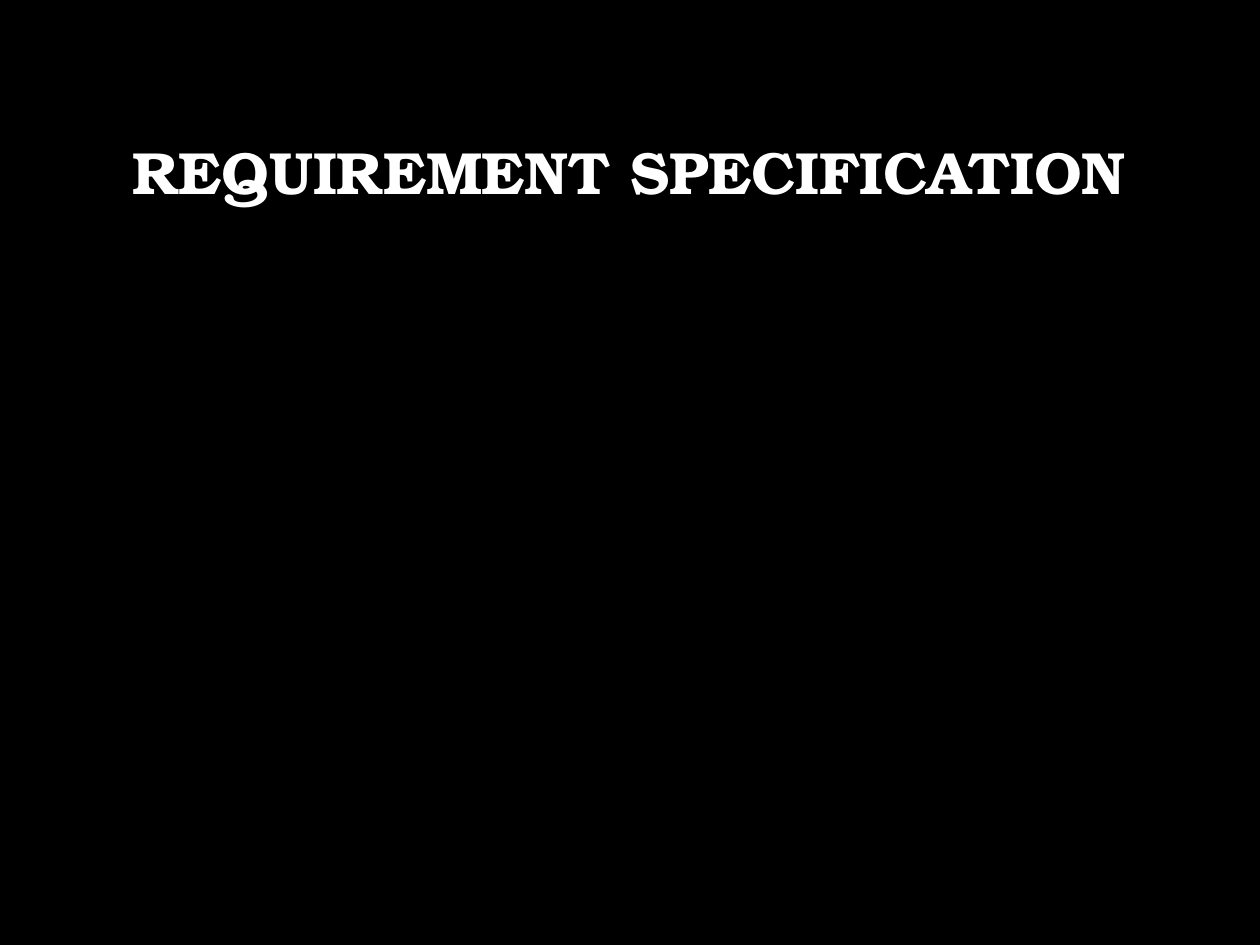
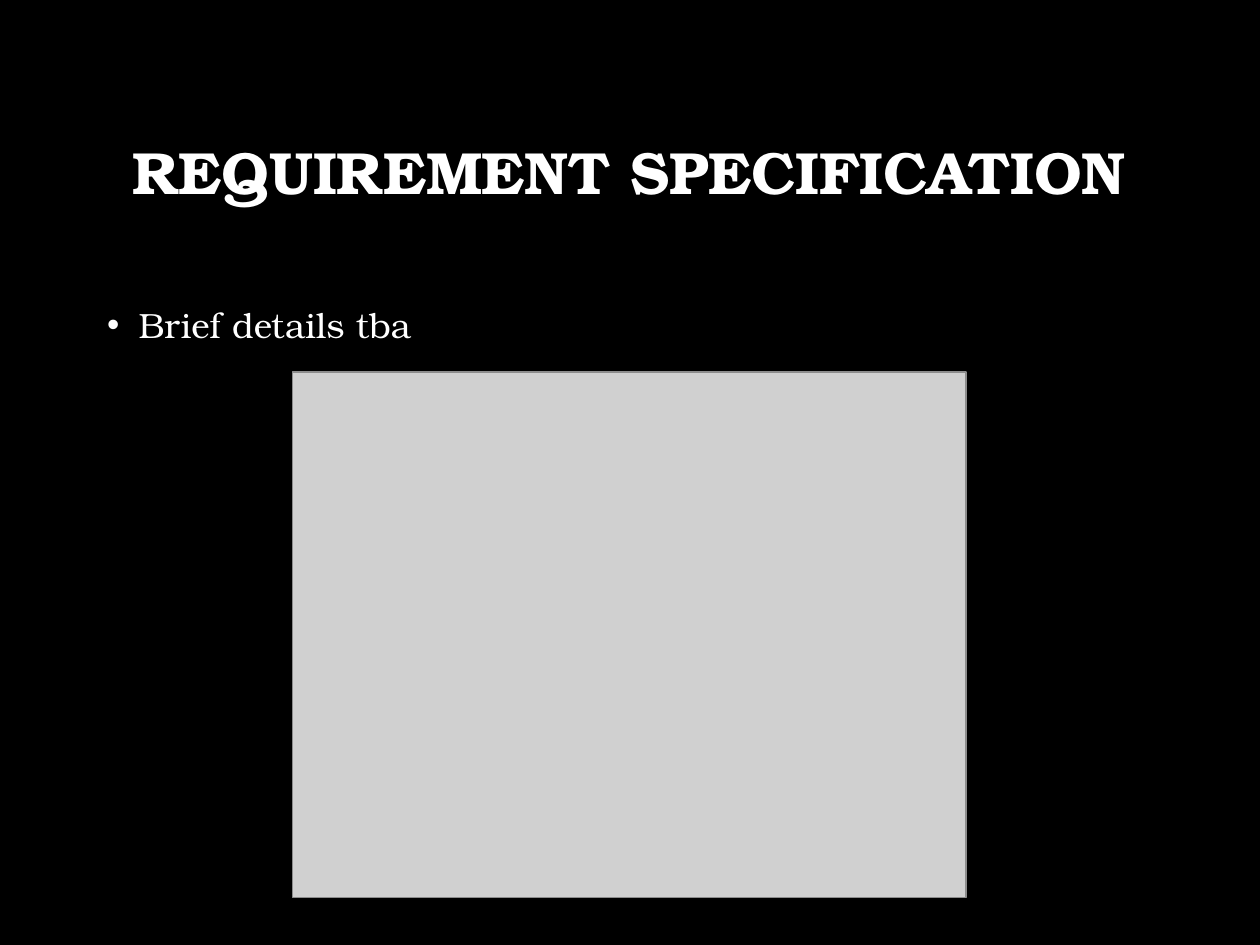
Before and after one commit to yuriiSY/Study-Buddy, a slide deck: slide 5 of Weekly Submissions/Week3/Presentation Week 3.pptx. Drawn at 1260x945 pixels with LibreOffice and Linux fonts; fonts in the diff are those of the drawing; grey boxes stand for pictures; background and template pictures are left out. Boxes give left, top, right and bottom in pixels: in the first picture for what was removed or moved away, otherwise in the second. Text is boxed around its words. In the diff, an @@ line names an element or a change of style, - is before the commit and + after.

```diff
--- a/Weekly Submissions/Week3/Presentation Week 3.pptx
+++ b/Weekly Submissions/Week3/Presentation Week 3.pptx
@@ text added at <box>139,312,411,339</box>, 20 pt, text #FFFFFF @@
+• Brief details tba
@@ picture added at <box>292,372,966,897</box> @@
```
Also in this commit, not shown: 2 other slides changed, 11 slides added, 2 slides removed.
